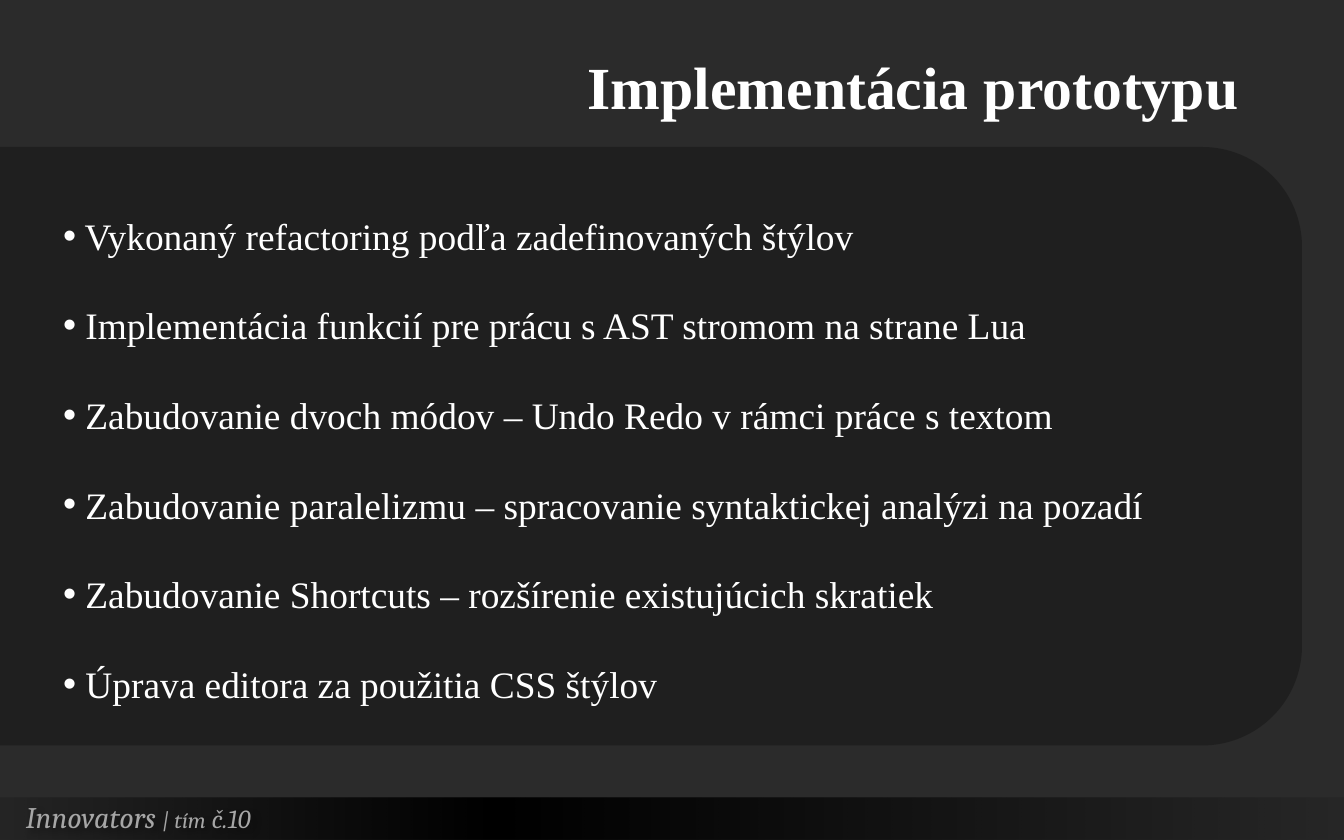
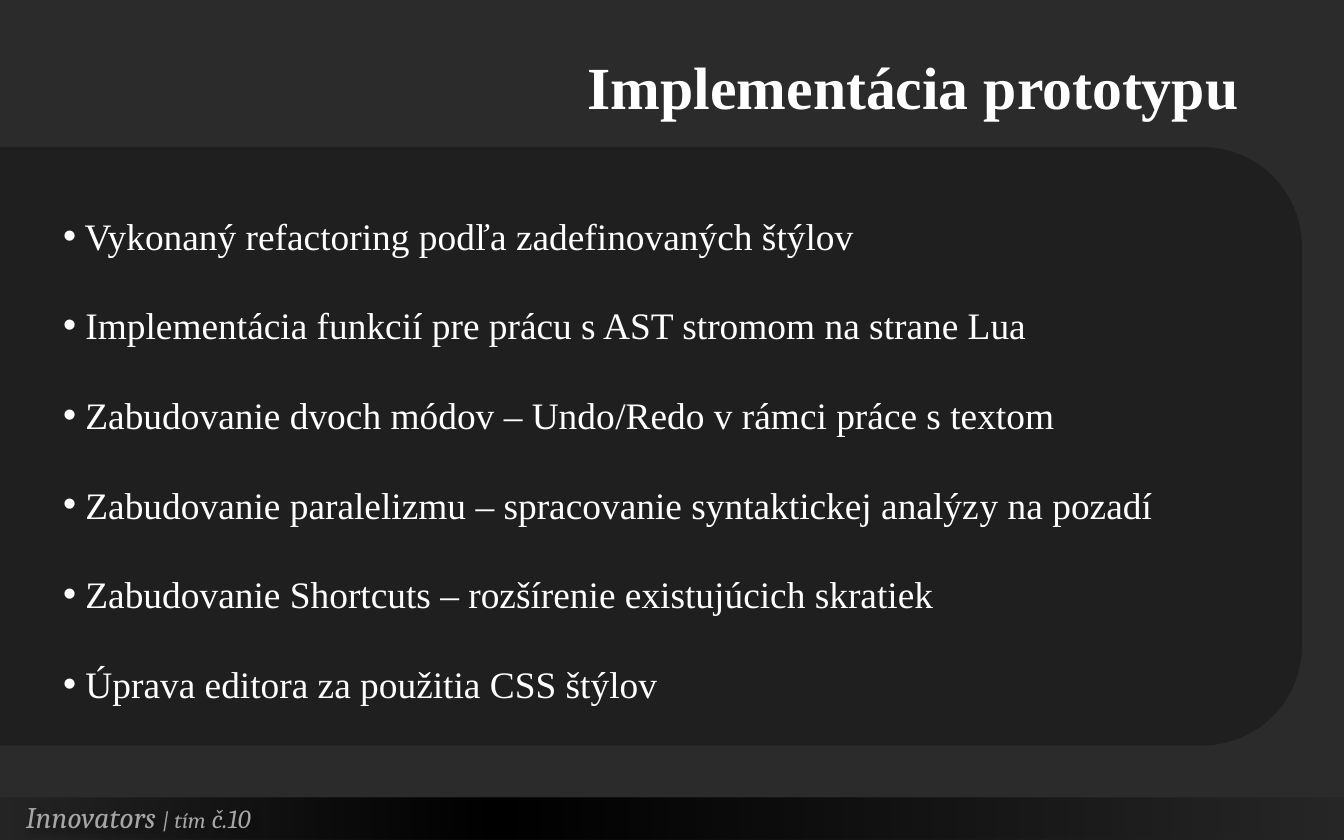
Before and after one commit to Innovators-Team10/Documentation, a slide deck: slide 13 of Dokumentacie/Ostatne/Innovators.pptx. Drawn at 1344x840 pixels with LibreOffice and Linux fonts; fonts in the diff are those of the drawing; background and template pictures are left out; a plain dark background stands for a picture behind light text. Boxes give left, top, right and bottom in pixels: in the first picture for what was removed or moved away, otherwise in the second. Text is boxed around its words. In the diff, an @@ line names an element or a change of style, - is before the commit and + after.

```diff
--- a/Dokumentacie/Ostatne/Innovators.pptx
+++ b/Dokumentacie/Ostatne/Innovators.pptx
@@ text at (x1=85, y1=403, x2=1152, y2=526): text changed @@
-• Zabudovanie dvoch módov – Undo Redo v rámci práce s textom
-• Zabudovanie paralelizmu – spracovanie syntaktickej analýzi na pozadí
+• Zabudovanie dvoch módov – Undo/Redo v rámci práce s textom
+• Zabudovanie paralelizmu – spracovanie syntaktickej analýzy na pozadí
```
Also in this commit, not shown: 5 other slides changed.
